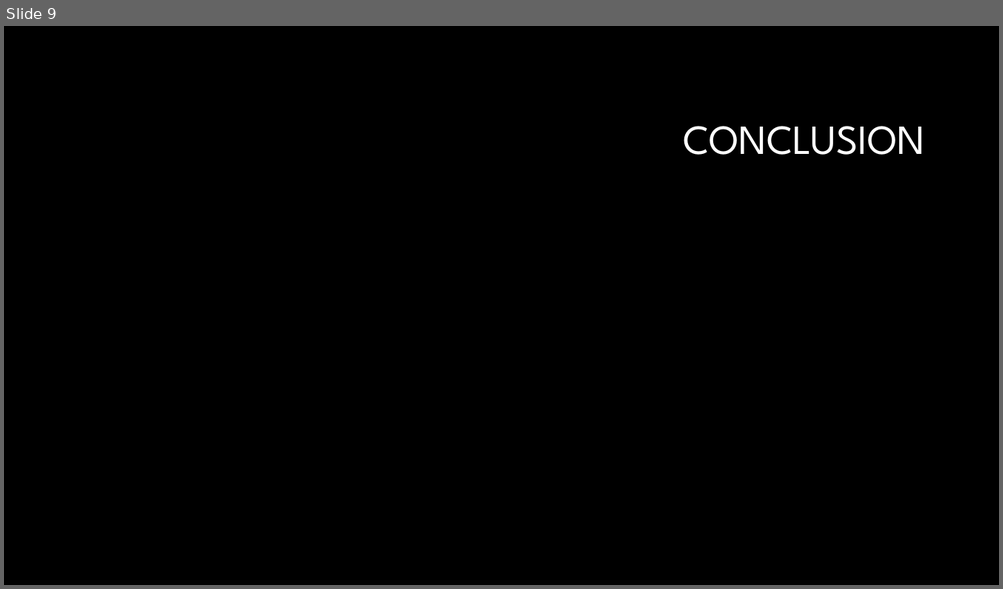
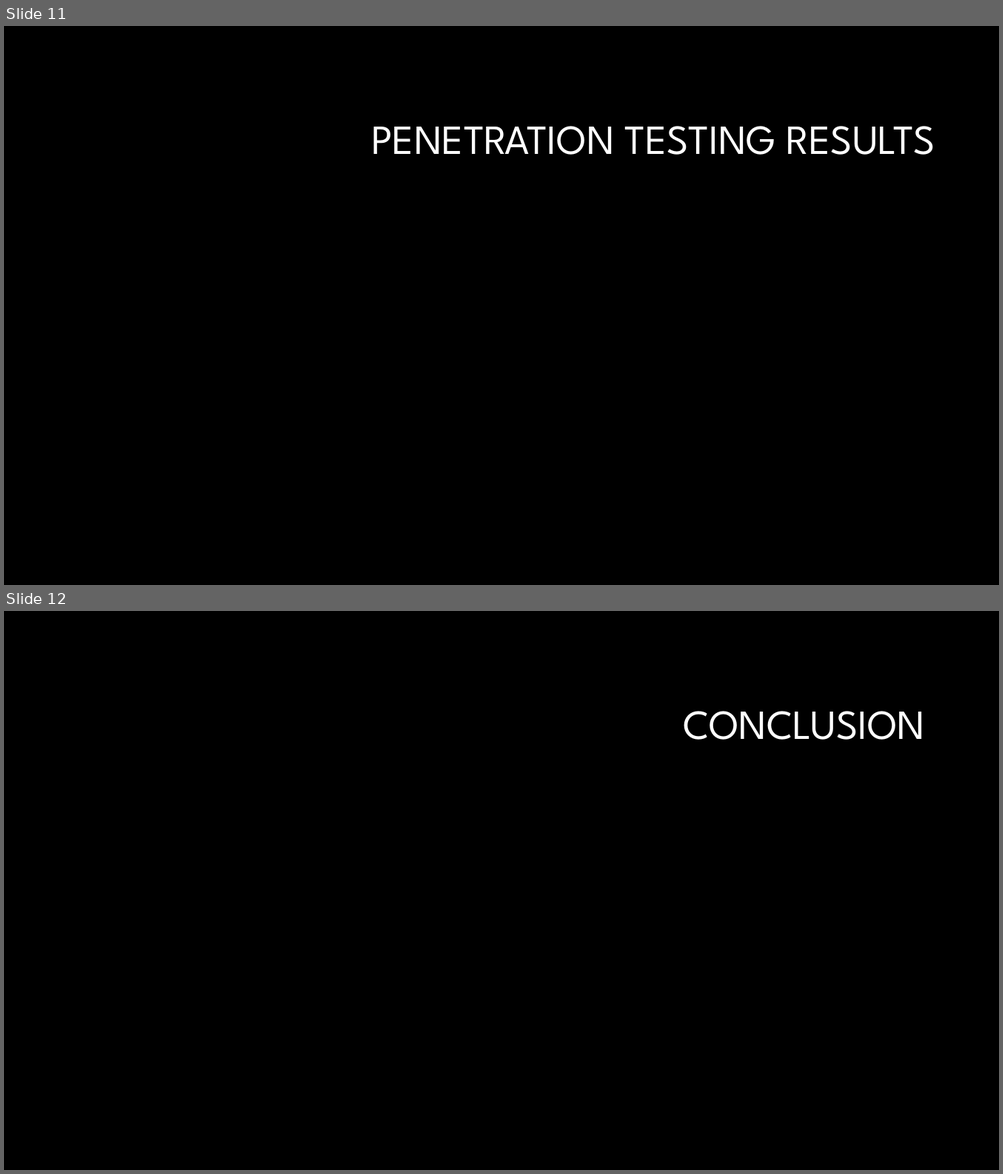
Before and after one commit to supertrey2004/Secure-Multi-Layer-Network-Project---Capstone, a slide deck: Docs/other/Slideshow.pptx. Shown one above the other, each under a label of ours: slide 9 before the commit, slides 11 and 12 after it. The pictures are 1003x589 and 1003x1174 pixels, drawn with LibreOffice and Linux fonts; fonts in the diff are those of the drawing; background and template pictures are left out. Boxes give left, top, right and bottom in pixels: in the first picture for what was removed or moved away, otherwise in the second. Text is boxed around its words. In the diff, an @@ line names an element or a change of style, - is before the commit and + after.

```diff
--- a/Docs/other/Slideshow.pptx
+++ b/Docs/other/Slideshow.pptx
@@ slide 11 added at box(4, 26, 999, 585), background #000000 @@
@@ title added at box(371, 126, 936, 155), 40 pt, text #FFFFFF @@
+PENETRATION TESTING RESULTS
@@ what was slide 9 is now slide 12 @@
```
Also in this commit, not shown: 6 slides changed, 2 other slides added, 12 other files.
